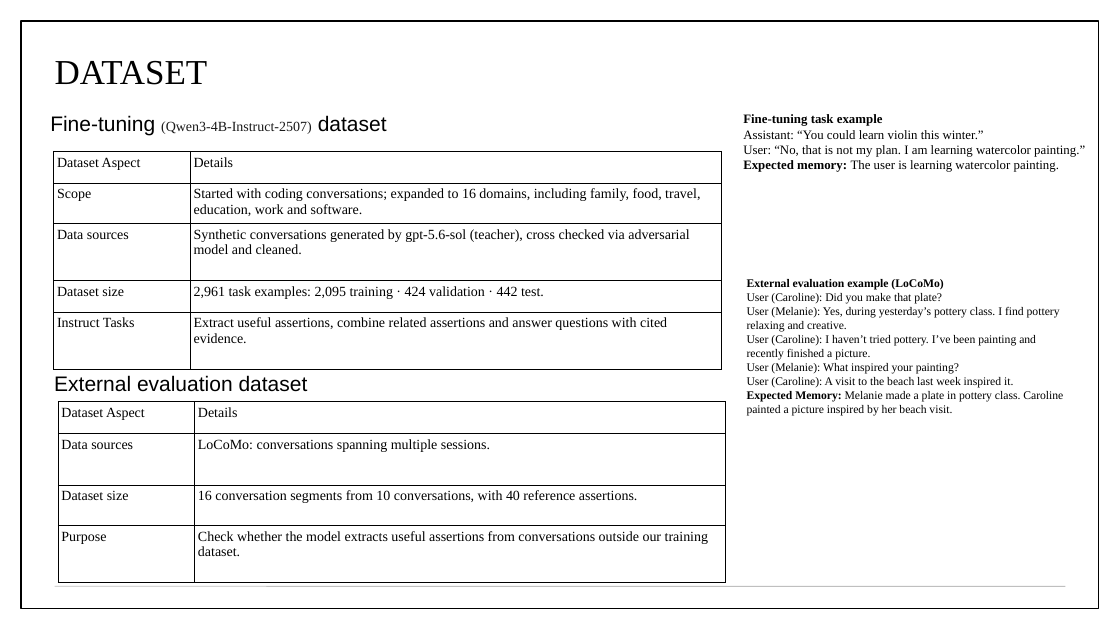
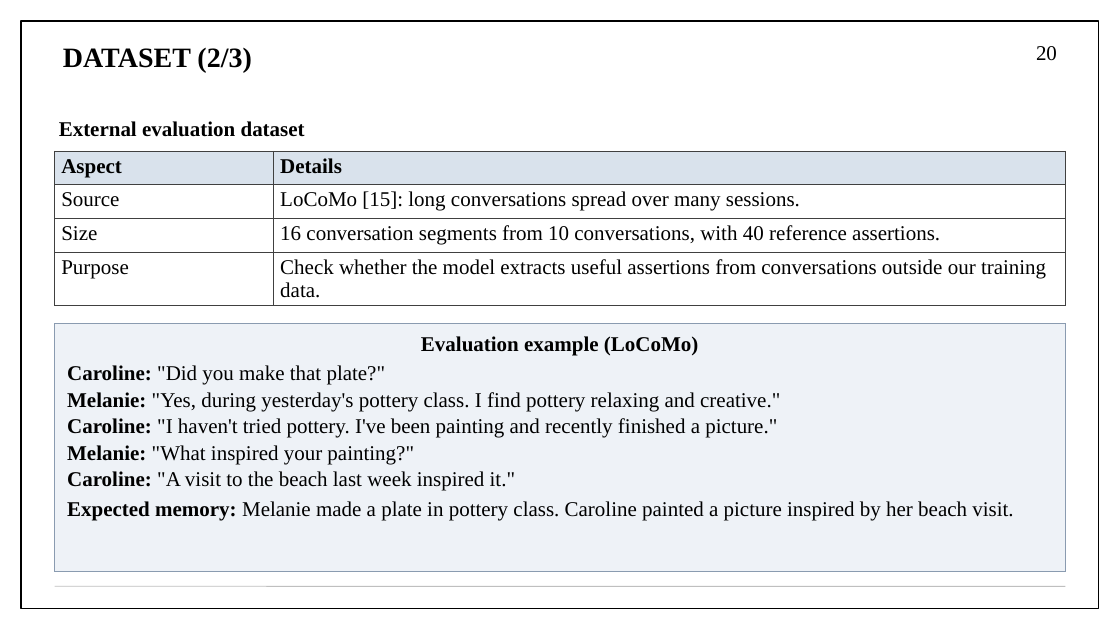
Before and after one commit to aryaniyaps/sdp-2026, a slide deck: slide 20 of P1_R2_13.pptx (slide 17 before the commit). Drawn at 1120x630 pixels with LibreOffice and Linux fonts; fonts in the diff are those of the drawing. Boxes give left, top, right and bottom in pixels: in the first picture for what was removed or moved away, otherwise in the second. Text is boxed around its words. In the diff, an @@ line names an element or a change of style, - is before the commit and + after.

```diff
--- a/P1_R2_13.pptx
+++ b/P1_R2_13.pptx
@@ title "DATASET (2/3)" at (x1=63, y1=48, x2=251, y2=72): vertical alignment middle to top @@
@@ title at (x1=63, y1=48, x2=251, y2=72): text changed; size 30 to 24 pt; bold on @@
-DATASET
+DATASET (2/3)
@@ page number added at (x1=1036, y1=46, x2=1057, y2=61), 18 pt, text #000000 @@
+20
@@ text removed at (x1=50, y1=115, x2=387, y2=136) @@
-Fine-tuning (Qwen3-4B-Instruct-2507) dataset
@@ text "External evaluation dataset" moved from (x1=54, y1=375, x2=308, y2=392) to (x1=59, y1=121, x2=305, y2=137) @@
@@ text "External evaluation dataset" at (x1=59, y1=121, x2=305, y2=137): font Arial to Times New Roman, bold on; more space between paragraphs @@
@@ text removed at (x1=743, y1=114, x2=1085, y2=172) @@
-Fine-tuning task example
-Assistant: “You could learn violin this winter.”
-User: “No, that is not my plan. I am learning watercolor painting.”
-Expected memory: The user is learning watercolor painting.
@@ table removed at (x1=54, y1=151, x2=722, y2=352), 5 rows, 2 columns @@
-Dataset Aspect | Details
-Scope | Started with coding conversations; expanded to 16 domains, including family, food, travel, education, work and software.
-Data sources | Synthetic conversations generated by gpt-5.6-sol (teacher), cross checked via adversarial model and cleaned.
-Dataset size | 2,961 task examples: 2,095 training · 424 validation · 442 test.
-Instruct Tasks | Extract useful assertions, combine related assertions and answer questions with cited evidence.
@@ table at (x1=55, y1=151, x2=1065, y2=302) @@
-row 1, column 1: Dataset Aspect
+row 1, column 1: Aspect
-row 2, column 1: Data sources
+row 2, column 1: Source
-row 2, column 2: LoCoMo: conversations spanning multiple sessions.
+row 2, column 2: LoCoMo [15]: long conversations spread over many sessions.
-row 3, column 1: Dataset size
+row 3, column 1: Size
-row 4, column 2: Check whether the model extracts useful assertions from conversations outside our training dataset.
+row 4, column 2: Check whether the model extracts useful assertions from conversations outside our training data.
@@ fill none to #D9E2EC in row 1 @@
@@ fill none to #FFFFFF in 6 cells @@
@@ size 12 to 18 pt in "Details", "16 conversation segments from 10 conversations, with ...", "Purpose" @@
@@ bold on in "Details" @@
@@ borders changed @@
@@ table resized from (x1=58, y1=402, x2=726, y2=582) to (x1=55, y1=151, x2=1065, y2=302) @@
@@ rectangle "Evaluation example (LoCoMo)" resized from (x1=747, y1=279, x2=1063, y2=416) to (x1=55, y1=323, x2=1065, y2=571) @@
@@ rectangle "Evaluation example (LoCoMo)" at (x1=55, y1=323, x2=1065, y2=571): fill none to #EEF2F7; outline none to #8A9BB0 0.75 pt @@
@@ text in rectangle at (x1=67, y1=336, x2=1013, y2=521): text changed; size 10 to 18 pt @@
-External evaluation example (LoCoMo)
-User (Caroline): Did you make that plate?
-User (Melanie): Yes, during yesterday’s pottery class. I find pottery relaxing and creative.
-User (Caroline): I haven’t tried pottery. I’ve been painting and recently finished a picture.
-User (Melanie): What inspired your painting?
-User (Caroline): A visit to the beach last week inspired it.
-Expected Memory: Melanie made a plate in pottery class. Caroline painted a picture inspired by her beach visit.
+Evaluation example (LoCoMo)
+Caroline: "Did you make that plate?"
+Melanie: "Yes, during yesterday's pottery class. I find pottery relaxing and creative."
+Caroline: "I haven't tried pottery. I've been painting and recently finished a picture."
+Melanie: "What inspired your painting?"
+Caroline: "A visit to the beach last week inspired it."
+Expected memory: Melanie made a plate in pottery class. Caroline painted a picture inspired by her beach visit.
```
Also in this commit, not shown: 13 other slides changed, 15 slides added, 9 slides removed, 11 other files.
